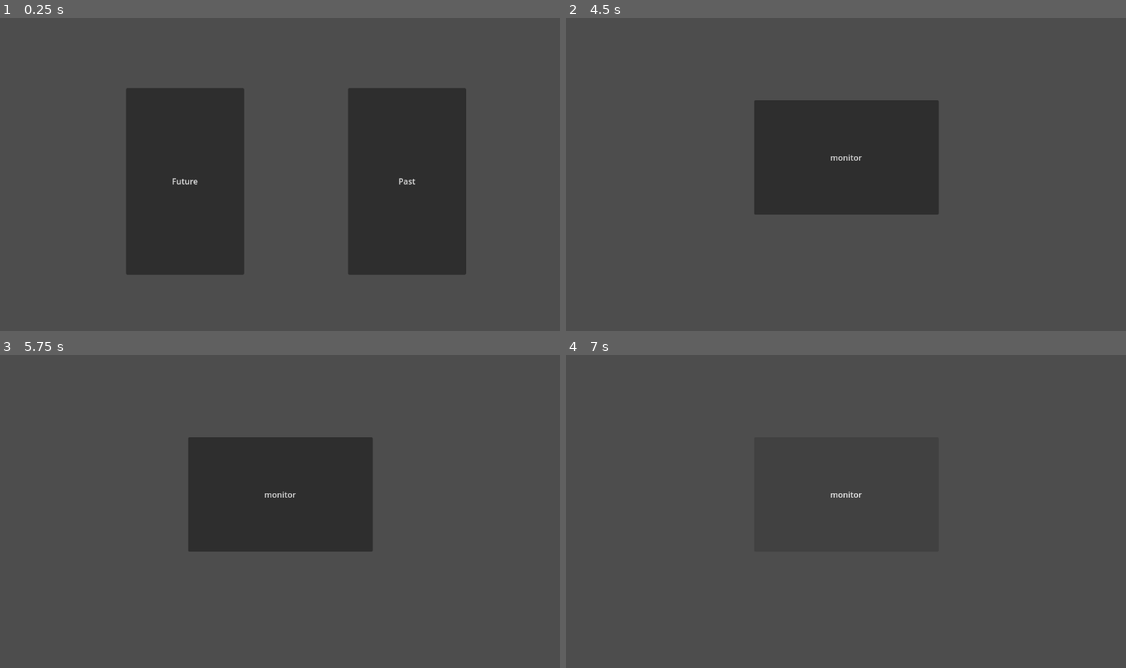
Above: before the commit, frames 1-4 (two rows, left to right).
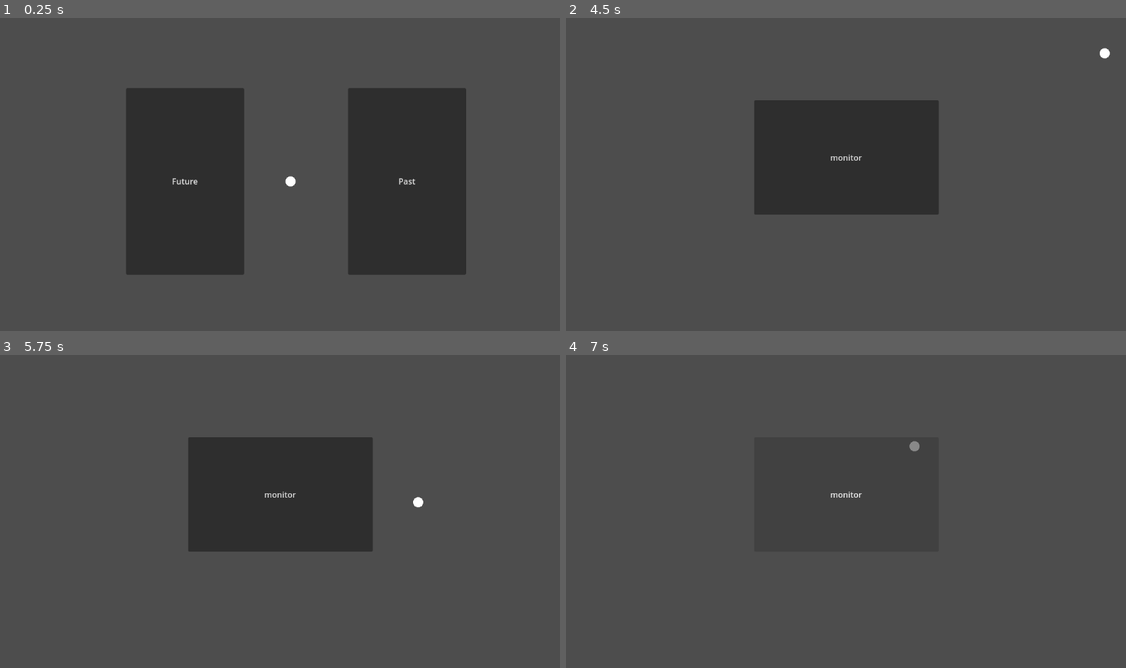
Above: after the commit, the same moments.

Repository: BoopEnthusiast/Reverie-Memory
Game: Godot game, scene res://scenes/character_select.tscn
The game is run twice, just before and just after one commit, with the same random seed, the same clock (stepped at 60 frames per second) and the same inputs.
Inputs (mouse positions are in pixels of both pictures, inside the frame that each line leads up to):
- Up to frame 1 (0.25 s): no input
- Up to frame 2 (4.5 s): click "Future" at 0.5 s; click "monitor" at 1.25 s; click (857, 208) at 2.02 s; type "12" at 2.1 s; click "monitor" at 2.75 s; click "monitor" at 3.5 s; click "X" at 4.25 s
- Up to frame 3 (5.75 s): tap Enter at 5 s; move the mouse to (420, 502) at 5.02 s
- Up to frame 4 (7 s): tap Space at 5.75 s; move the mouse to (739, 533) at 5.77 s; tap Enter at 6.5 s; move the mouse to (913, 445) at 6.52 s

The runs differ from the first frame. In frame 1, less than 0.1% of the frame differs, in the area x 50-53%, y 50-54%; in frame 2, less than 0.1%; in frame 3, less than 0.1%; in frame 4, less than 0.1%.

Commit message:
Nice cursor trail
I made this so I can stay here longer with reason so I can stay awake until at least 10pm so when I have to wake up at 8 I have a decent sleep instead of unwillingly waking up at 3am bc I went to bed at 7pm and being unable to go back to bed, haunted by regrets

Diff:
--- a/project.godot
+++ b/project.godot
@@ -13,4 +13,13 @@
 config/name="Reverie Memory"
 run/main_scene="res://scenes/character_select.tscn"
 config/features=PackedStringArray("4.2", "Forward Plus")
+boot_splash/bg_color=Color(1, 0, 1, 1)
 config/icon="res://icon.svg"
+
+[autoload]
+
+CursorTrail="*res://scenes/cursor_trail.tscn"
+
+[display]
+
+mouse_cursor/custom_image="res://resources/1x1.png"
--- /dev/null
+++ b/resources/white_circle.svg
@@ -0,0 +1,5 @@
+<?xml version="1.0" encoding="UTF-8" standalone="yes"?>
+<!DOCTYPE svg PUBLIC "-//W3C//DTD SVG 1.1//EN" "http://www.w3.org/Graphics/SVG/1.1/DTD/svg11.dtd">
+<svg xmlns="http://www.w3.org/2000/svg" xmlns:xlink="http://www.w3.org/1999/xlink" version="1.1" id="White Circle" viewbox="0 0 600 600" width="600" height="600">
+	<circle id="White_circle" fill="#fff" cx="300" cy="300" r="300"/>
+</svg>
--- /dev/null
+++ b/scenes/cursor_trail.tscn
@@ -0,0 +1,29 @@
+[gd_scene load_steps=4 format=3 uid="uid://68wn1ck2k6wc"]
+
+[ext_resource type="Script" path="res://scripts/cursor_trail.gd" id="1_g3ba8"]
+[ext_resource type="Texture2D" uid="uid://casp74mq0xrye" path="res://resources/white_circle.svg" id="2_t5j2u"]
+
+[sub_resource type="Curve" id="Curve_02d0c"]
+_data = [Vector2(0, 1), 0.0, 0.0, 0, 0, Vector2(1, 0), -3.10989, 0.0, 0, 0]
+point_count = 2
+metadata/_snap_enabled = true
+
+[node name="Trail" type="Line2D"]
+points = PackedVector2Array(0, 0, 0, 0, 0, 0, 0, 0, 0, 0, 0, 0, 0, 0, 0, 0, 0, 0, 0, 0, 0, 0, 0, 0, 0, 0, 0, 0, 0, 0, 0, 0, 0, 0, 0, 0, 0, 0, 0, 0)
+width = 20.0
+width_curve = SubResource("Curve_02d0c")
+joint_mode = 2
+begin_cap_mode = 2
+end_cap_mode = 2
+antialiased = true
+script = ExtResource("1_g3ba8")
+
+[node name="Dot" type="Sprite2D" parent="."]
+scale = Vector2(0.0333333, 0.0333333)
+texture = ExtResource("2_t5j2u")
+
+[node name="Timer" type="Timer" parent="."]
+process_callback = 0
+wait_time = 0.1
+
+[connection signal="timeout" from="Timer" to="." method="_on_timer_timeout"]
--- a/scripts/cursor_trail.gd
+++ b/scripts/cursor_trail.gd
@@ -1,11 +1,29 @@
 extends Line2D
 
+@onready var dot = $Dot
+@onready var timer = $Timer
 
-# Called when the node enters the scene tree for the first time.
+var point_count: int
+
+
 func _ready():
-	pass # Replace with function body.
+	point_count = points.size()
+	for point in points:
+		point = get_local_mouse_position()
 
 
 # Called every frame. 'delta' is the elapsed time since the previous frame.
-func _process(delta):
-	pass
+func _physics_process(delta):
+	dot.global_position = get_global_mouse_position()
+	for i in range(point_count - 1, -1, -1):
+		if i > 0:
+			points[i] = points[i - 1]
+		else:
+			points[0] = get_local_mouse_position()
+	await get_tree().create_timer(0.1, true, true).timeout
+	dot.global_position = get_global_mouse_position()
+	for i in range(point_count - 1, -1, -1):
+		if i > 0:
+			points[i] = points[i - 1]
+		else:
+			points[0] = get_local_mouse_position()
Binary file added: resources/1x1.png
Not shown, added: resources/1x1.png.import
Not shown, added: resources/white_circle.svg.import
Not shown, added: Thumbs.db
Not shown, added: scenes/cur4595.tmp
